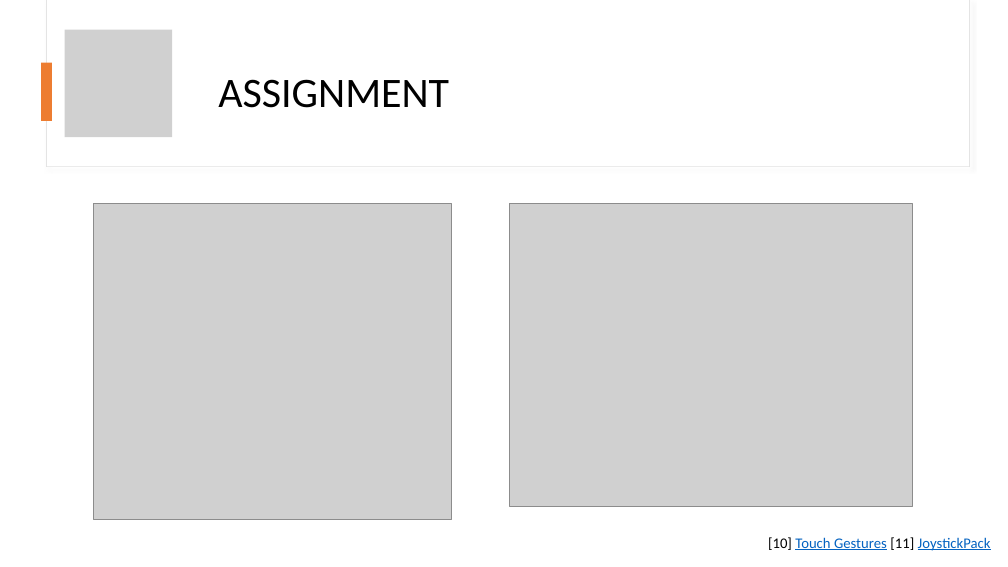
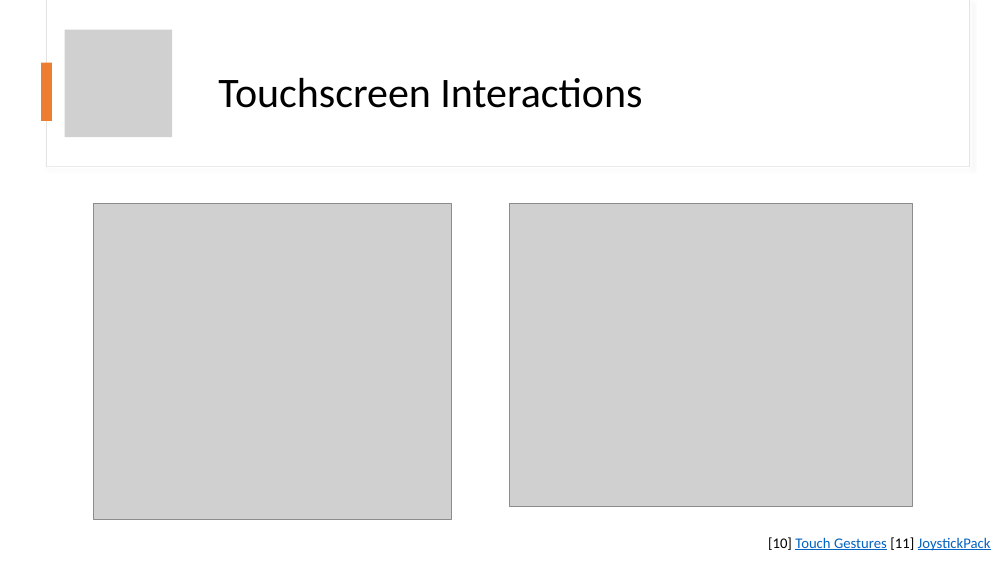
Before and after one commit to AGGP-NHTI/AGGP231c, a slide deck: slide 9 of Assignments/Week01/Presentation_WEEK01.pptx. Drawn at 1008x567 pixels with LibreOffice and Linux fonts; fonts in the diff are those of the drawing; grey boxes stand for pictures. Boxes give left, top, right and bottom in pixels: in the first picture for what was removed or moved away, otherwise in the second. Text is boxed around its words. In the diff, an @@ line names an element or a change of style, - is before the commit and + after.

```diff
--- a/Assignments/Week01/Presentation_WEEK01.pptx
+++ b/Assignments/Week01/Presentation_WEEK01.pptx
@@ title at (218, 78, 642, 108): text changed @@
-ASSIGNMENT
+Touchscreen Interactions
```
Also in this commit, not shown: 1 other slide changed, 1 slide added, 2 other files.
